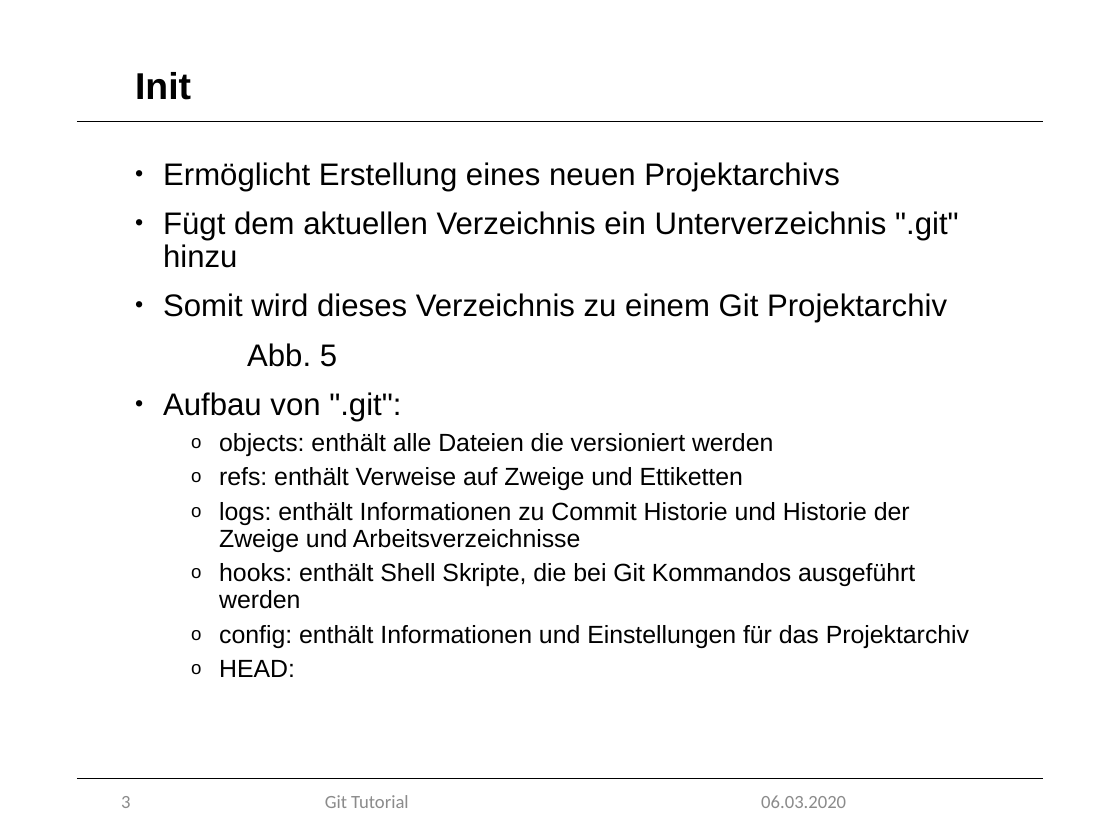
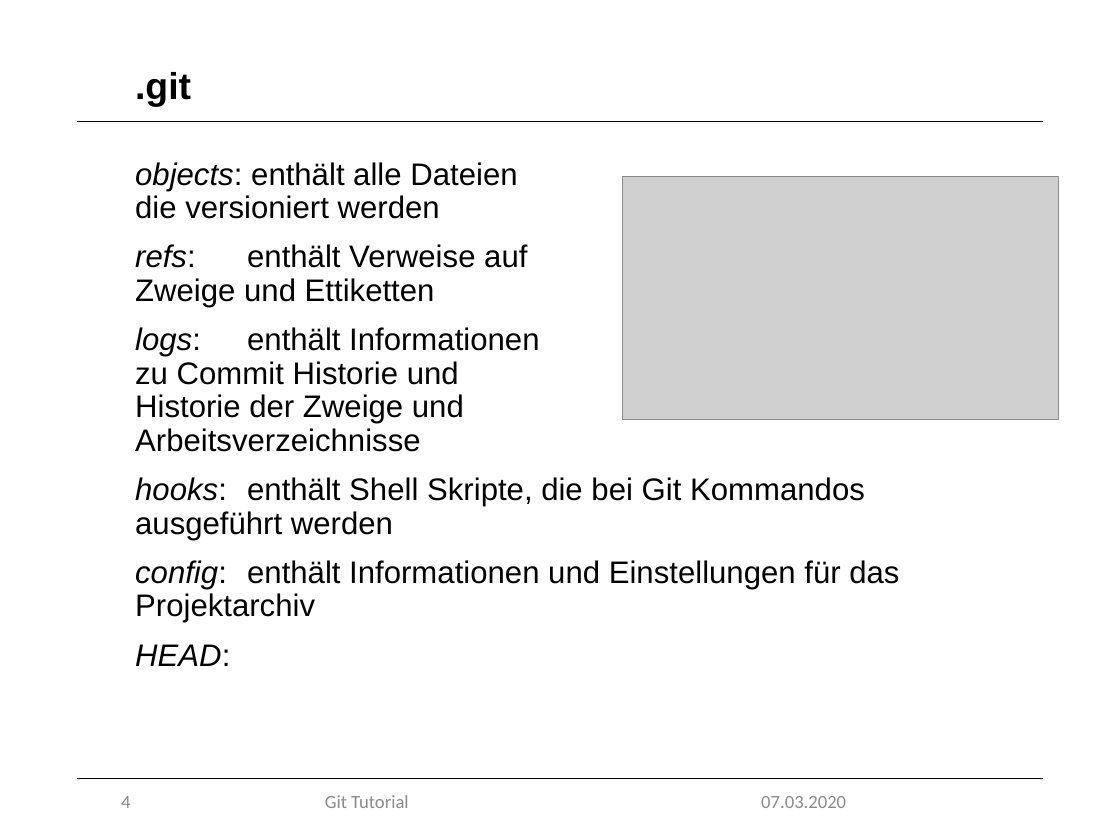
Before and after one commit to marcretzlaff/projektarbeit, a slide deck: slide 4 of Präsentation-90min/Präsentation-90min.pptx (slide 3 before the commit). Drawn at 1120x840 pixels with LibreOffice and Linux fonts; fonts in the diff are those of the drawing; grey boxes stand for pictures; background and template pictures are left out. Boxes give left, top, right and bottom in pixels: in the first picture for what was removed or moved away, otherwise in the second. Text is boxed around its words. In the diff, an @@ line names an element or a change of style, - is before the commit and + after.

```diff
--- a/Präsentation-90min/Präsentation-90min.pptx
+++ b/Präsentation-90min/Präsentation-90min.pptx
@@ title at bbox=[135, 72, 191, 107]: text changed @@
-Init
+.git
@@ text "objects: enthält alle Dateien die ..." at bbox=[135, 162, 899, 666]: size 16 to 20 pt; italic on in "objects:", "refs:", "logs:", "hooks:" and 2 more places; bullet o to none; list level 2 to 1 in "objects: enthält alle Dateien die ..."; list level 2 to 1 in "refs: enthält Verweise auf Zweige ..."; list level 2 to 1 in "logs: enthält Informationen zu Commit ..."; list level 2 to 1 in "hooks: enthält Shell Skripte, die ..."; list level 2 to 1 in "config: enthält Informationen und Einstellungen ..."; list level 2 to 1 in "HEAD:" @@
@@ text at bbox=[163, 162, 959, 421]: paragraphs removed @@
-• Ermöglicht Erstellung eines neuen Projektarchivs
-• Fügt dem aktuellen Verzeichnis ein Unterverzeichnis ".git" hinzu
-• Somit wird dieses Verzeichnis zu einem Git Projektarchiv
-Abb. 5
-• Aufbau von ".git":
@@ picture added at bbox=[623, 177, 1058, 420] @@
@@ page number at bbox=[121, 796, 130, 808]: text changed @@
-3
+4
@@ text at bbox=[761, 796, 846, 808]: text changed @@
-06.03.2020
+07.03.2020
```
Also in this commit, not shown: 6 other slides changed, 31 slides added, 1 other file.
